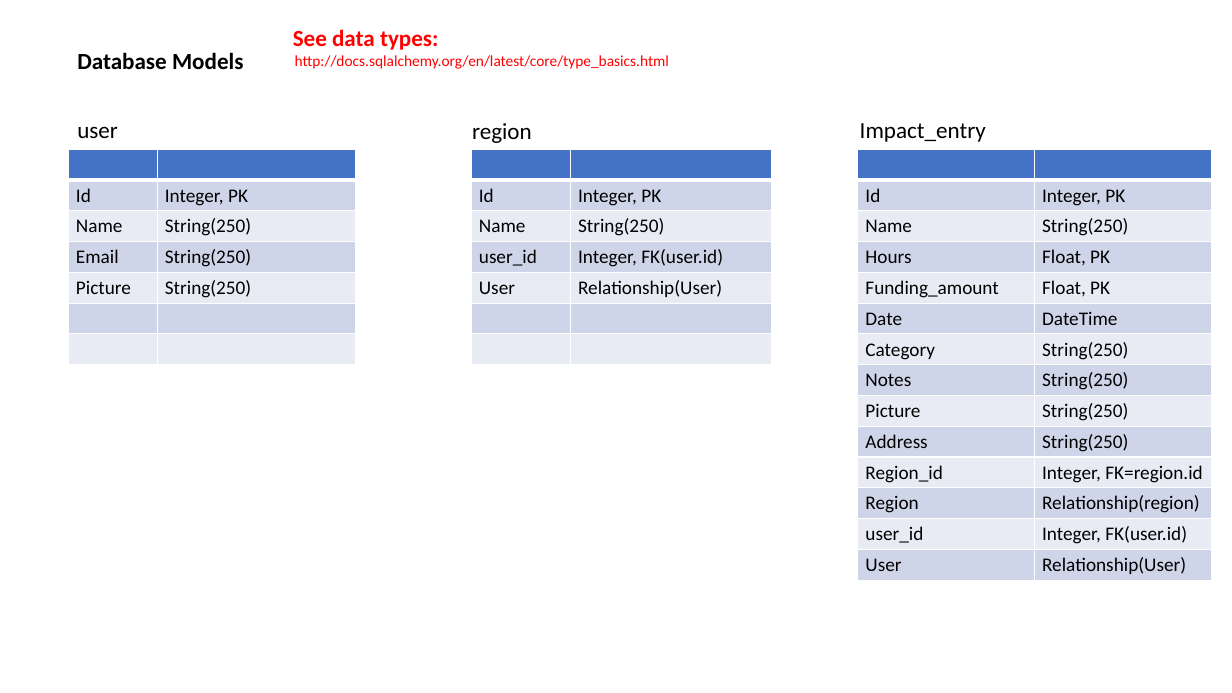
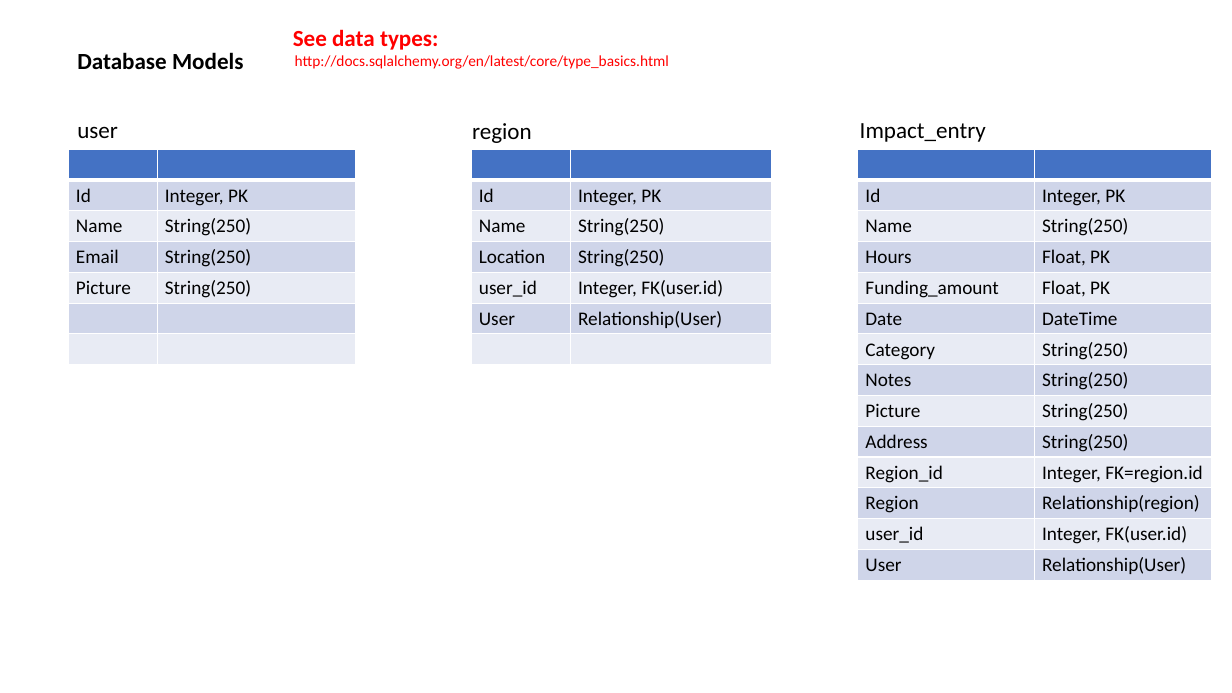
Before and after one commit to nialloh23/track-impact-app, a slide deck: slide 4 of documents/App page layout.pptx. Drawn at 1232x693 pixels with LibreOffice and Linux fonts; fonts in the diff are those of the drawing. Boxes give left, top, right and bottom in pixels: in the first picture for what was removed or moved away, otherwise in the second. Text is boxed around its words. In the diff, an @@ line names an element or a change of style, - is before the commit and + after.

```diff
--- a/documents/App page layout.pptx
+++ b/documents/App page layout.pptx
@@ table at (471, 150, 771, 365) @@
+row 4: Location | String(250)
-row 7:  | 
```
Also in this commit, not shown: 20 other files.
